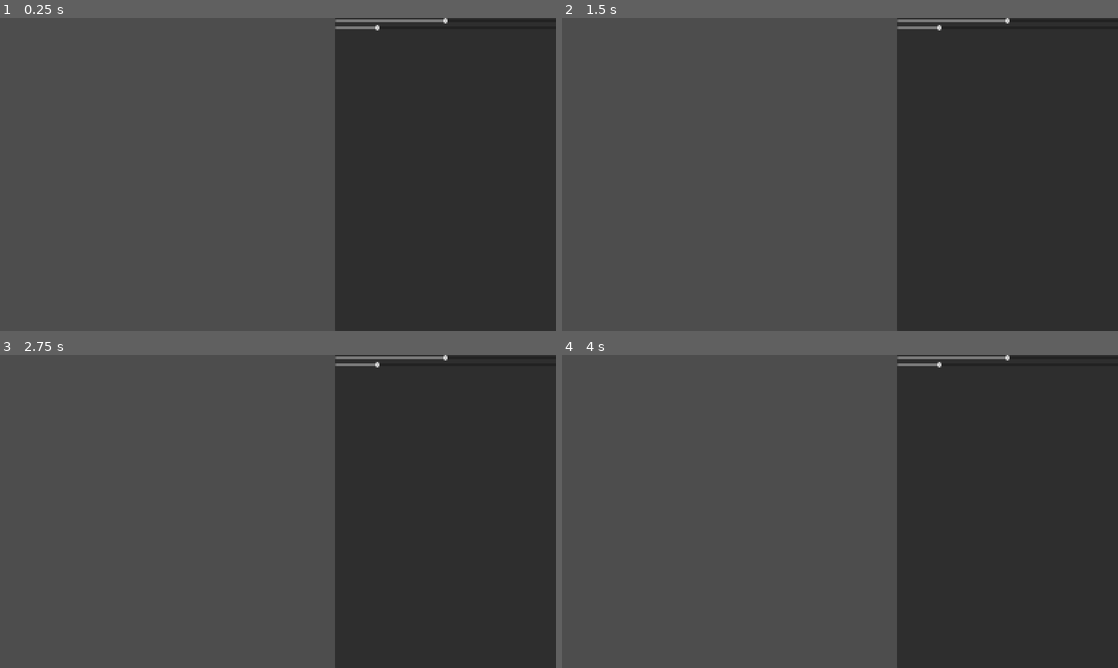
Above: before the commit, frames 1-4 (two rows, left to right).
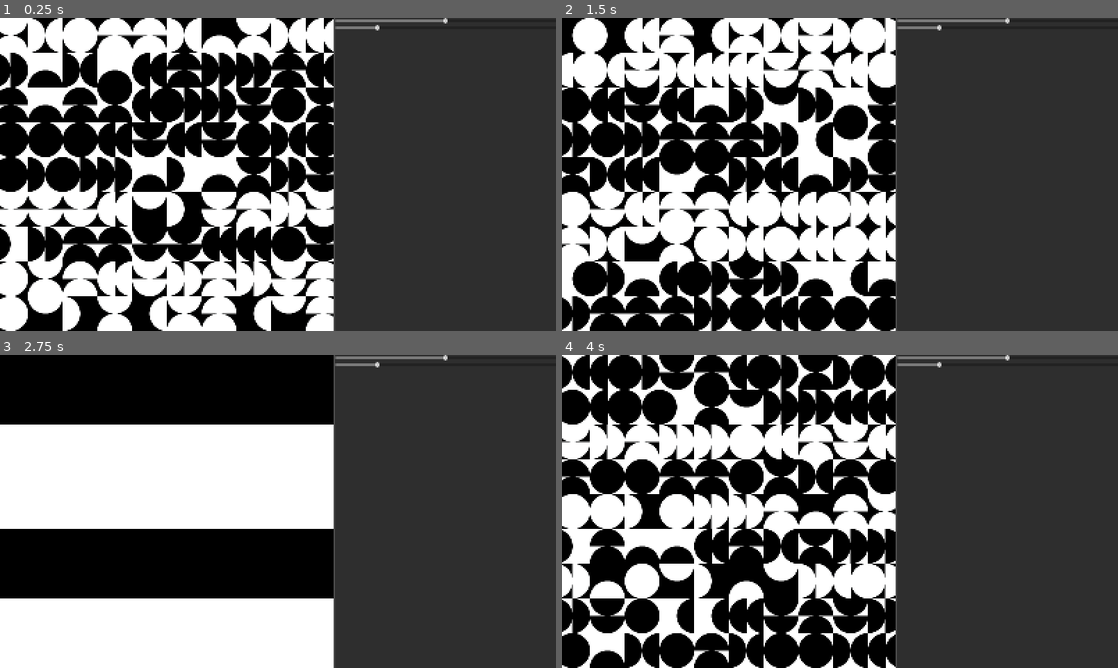
Above: after the commit, the same moments.

Repository: rio-raimundo/Sykora-painting-recreation
Game: Godot game, scene res://scenes/main-scene.tscn
The game is run twice, just before and just after one commit, with the same random seed, the same clock (stepped at 60 frames per second) and the same inputs.
Inputs (mouse positions are in pixels of both pictures, inside the frame that each line leads up to):
- Up to frame 1 (0.25 s): no input
- Up to frame 2 (1.5 s): tap Enter at 0.5 s; move the mouse to (728, 174) at 0.52 s; tap P at 0.6 s; click (728, 174) at 0.67 s; tap Space at 1.25 s; move the mouse to (728, 190) at 1.27 s; hold S from 1.28 s (still down); tap R at 1.35 s
- Up to frame 3 (2.75 s): tap Enter at 2 s; move the mouse to (333, 442) at 2.02 s; release S at 2.03 s; tap H at 2.1 s
- Up to frame 4 (4 s): tap Space at 2.75 s; move the mouse to (812, 574) at 2.77 s; tap C at 2.85 s; click (812, 574) at 2.92 s; tap Enter at 3.5 s; move the mouse to (1006, 558) at 3.52 s; hold S from 3.53 s (still down); tap P at 3.6 s

The runs differ from the first frame. In frame 1, 60% of the frame differs, in the area x 0-60%, y 0-100%; in frame 2, 60%; in frame 3, 60%; in frame 4, 60%.
Error before the commit: Invalid access of index '0' on a base object of type: 'Array'. (res://scripts/grid.gd:134)

Commit message:
Updated references, working now

Diff:
--- a/scripts/grid.gd
+++ b/scripts/grid.gd
@@ -80,6 +80,8 @@
 	# 		instance.square_clicked.connect(_on_grid_square_clicked)
 	# 		grid_squares_pool[row].append(instance)
 
+	_generate_all()
+
 
 
 func _ready():
@@ -115,10 +117,11 @@
 			add_child(instance)
 			instance.setup(
 				Vector2i(row, col),
+				pattern_map.textures,
+
 				position,
  				cell_size,
 				points,
-				pattern_map.textures
 			)
 			instance.square_clicked.connect(_on_grid_square_clicked)
 			active_grid_squares[row].append(instance)
